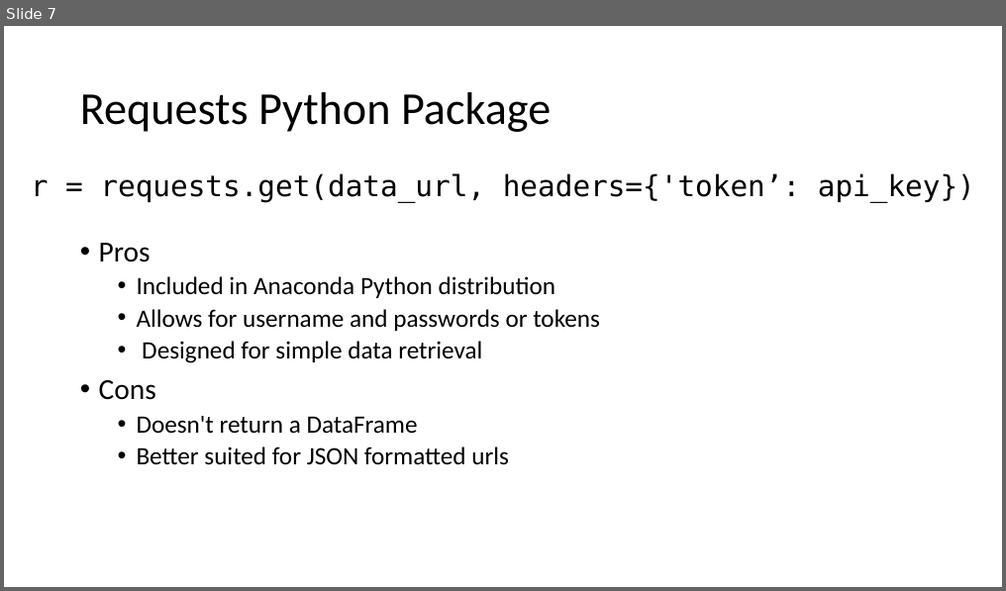
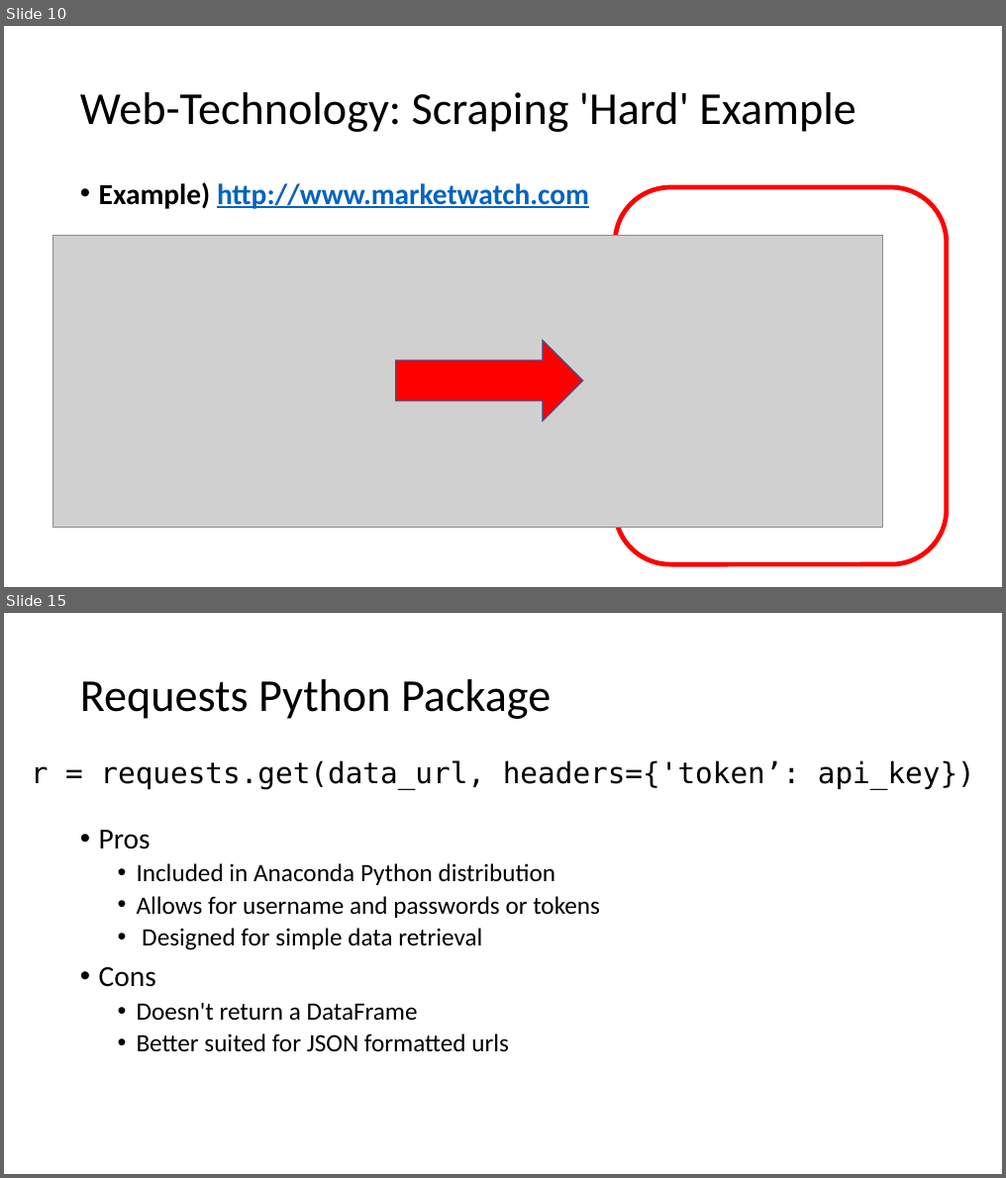
Before and after one commit to toddschultz/DegreesOfClimateChange, a slide deck: doc/design/TechnologyReview.pptx. Shown one above the other, each under a label of ours: slide 7 before the commit, slides 10 and 15 after it; the slides between them are not shown. The pictures are 1006x591 and 1006x1178 pixels, drawn with LibreOffice and Linux fonts; fonts in the diff are those of the drawing; grey boxes stand for pictures. Boxes give left, top, right and bottom in pixels: in the first picture for what was removed or moved away, otherwise in the second. Text is boxed around its words. In the diff, an @@ line names an element or a change of style, - is before the commit and + after.

```diff
--- a/doc/design/TechnologyReview.pptx
+++ b/doc/design/TechnologyReview.pptx
@@ slide 10 added at (4, 26, 1002, 587), background #FFFFFF @@
@@ title added at (80, 92, 856, 132), 44 pt, text #000000 @@
+Web-Technology: Scraping 'Hard' Example
@@ text added at (99, 182, 589, 209), 28 pt, text #0563C1, bold, underline @@
+• Example) http://www.marketwatch.com
@@ rounded rectangle added at (615, 187, 946, 565), fill #FFFFFF, outline #FF0000 4.5 pt @@
@@ picture added at (53, 236, 882, 528) @@
@@ right arrow added at (396, 341, 583, 421), fill #FF0000, outline #325491 1 pt @@
@@ what was slide 7 is now slide 15 @@
```
Also in this commit, not shown: 7 other slides added, 1 other file.
